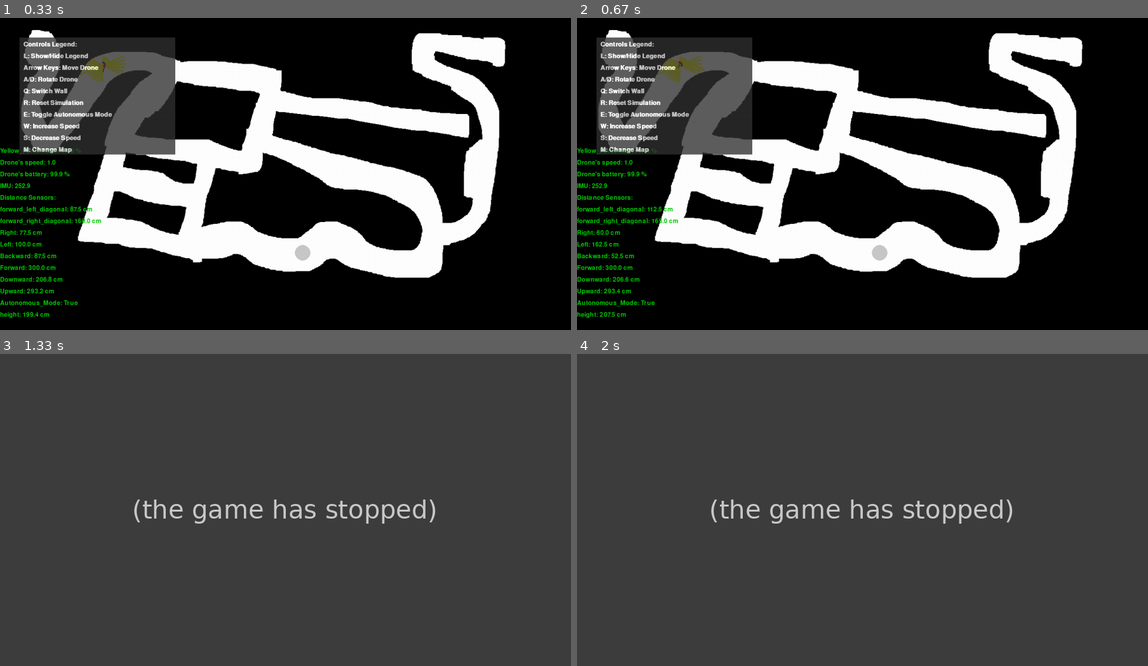
Above: before the commit, frames 1-4 (two rows, left to right).
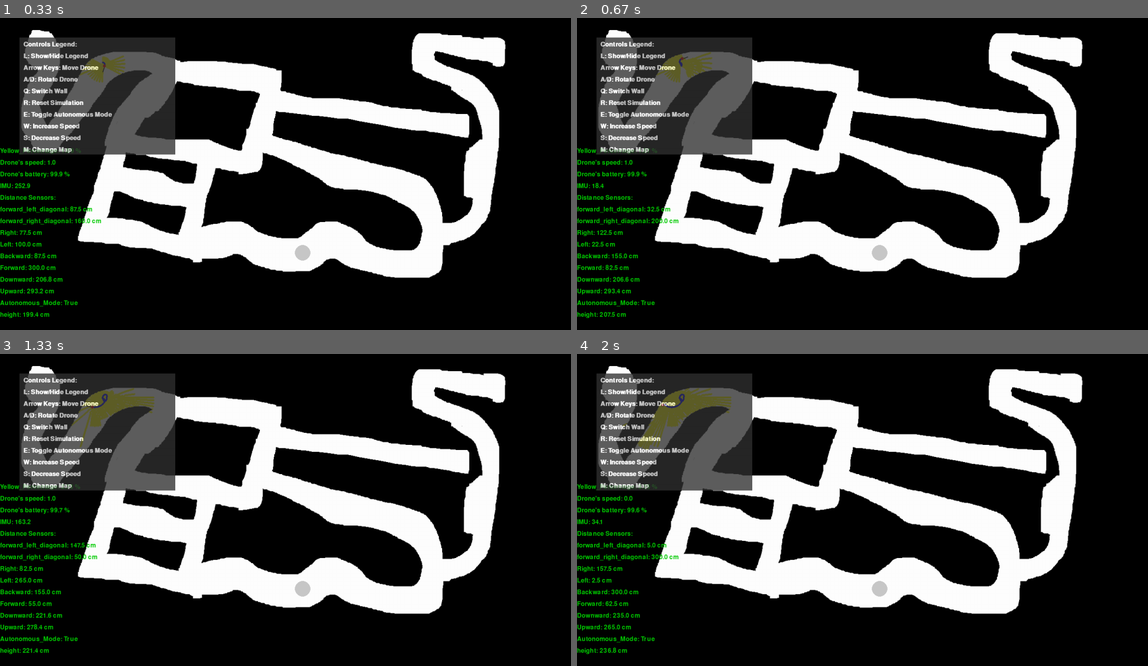
Above: after the commit, the same moments.

Repository: Raz-Saad/Autonomous_Robotics_Final_Project
Game: pygame game, started from src/Main_Pygame.py
Two runs of this game, one before a commit and one after it. Both use one fixed random seed, a clock stepped at 60 frames per second and the inputs below.
Inputs:
- Up to frame 1 (0.33 s): no input
- Up to frame 2 (0.67 s): tap H at 0.33 s
- Up to frame 3 (1.33 s): tap D at 0.67 s; hold Right from 1 s (still down)
- Up to frame 4 (2 s): release Right at 1.47 s; hold Up 1.5-1.8 s; hold Right from 1.83 s (still down)

Frame 1 is identical in both runs. In frame 2, 0.5% of the frame differs, in the area x 2-24%, y 10-81%; in frame 3, 96%; in frame 4, 96%, in the area x 0-100%, y 0-100%.
Error before the commit: IndexError: list index out of range (Drone.py line 348); the game stopped at 0.68 s (later frames are placeholders)

Commit message:
returning home algo - need to improve

Diff:
--- a/src/Drone.py
+++ b/src/Drone.py
@@ -278,7 +278,9 @@
 
         # to make the drone be able to find all points of trail which are at line of sight:
 
+    # TODO: maor - make it not get points that will make the drone clash on a wall:
     def is_line_of_sight_clear(self, start, end, map_matrix, drone_radius):
+        drone_radius *=1
         def bresenham_line(x0, y0, x1, y1):
             """Bresenham's Line Algorithm"""
             points = []
@@ -315,16 +317,16 @@
             return False
 
         # Right offset
-        right_offset_start = (start[0] + drone_radius+50, start[1])
-        right_offset_end = (end[0] + drone_radius+50, end[1])
+        right_offset_start = (start[0] + drone_radius, start[1])
+        right_offset_end = (end[0] + drone_radius, end[1])
         right_path = bresenham_line(int(right_offset_start[0]), int(right_offset_start[1]), int(right_offset_end[0]),
                                     int(right_offset_end[1]))
         if not is_clear_path(right_path):
             return False
 
         # Left offset
-        left_offset_start = (start[0] - drone_radius - 50, start[1])
-        left_offset_end = (end[0] - drone_radius -50, end[1])
+        left_offset_start = (start[0] - drone_radius, start[1])
+        left_offset_end = (end[0] - drone_radius, end[1])
         left_path = bresenham_line(int(left_offset_start[0]), int(left_offset_start[1]), int(left_offset_end[0]),
                                    int(left_offset_end[1]))
         if not is_clear_path(left_path):
@@ -333,6 +335,15 @@
         return True
 
     def get_next_position_from_returning_home_algo(self, map_matrix, drone_pos, drone_radius):
+        if drone_pos[0] == self.trail[0][0] and drone_pos[1] == self.trail[0][1]:
+            print("reached the start")
+            self.returning_to_start = False
+            return drone_pos
+
+        if self.return_home_path:
+            next_position = self.return_home_path.pop(0)
+            return next_position
+
         current_position = drone_pos  # self.trail[-1]
         trail_points_within_radius = []
 
@@ -345,6 +356,7 @@
 
         if not trail_points_within_radius:
             print("no points on trail have been found")
+            self.returning_to_start = False
             return self.trail[0]
 
 
